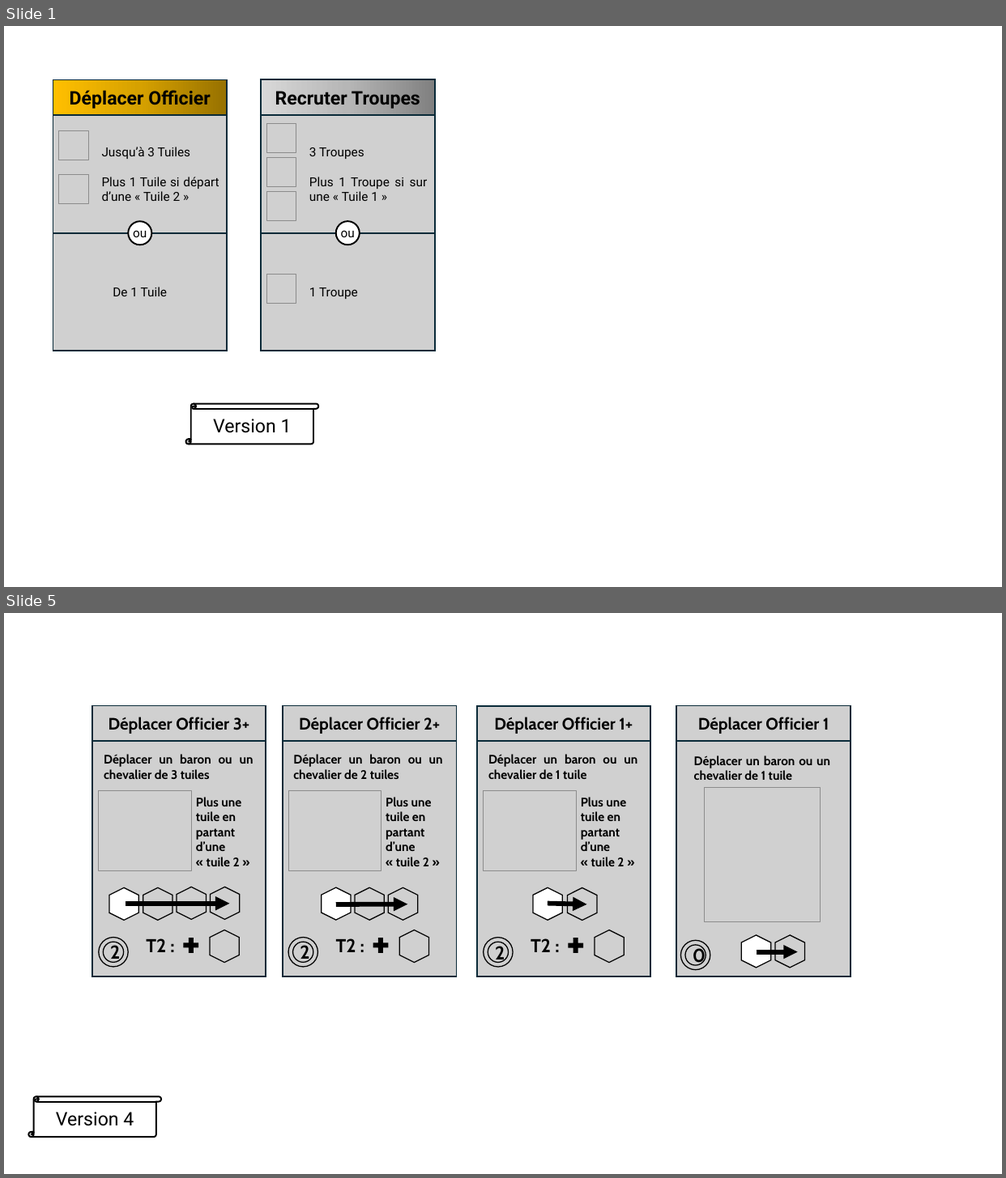
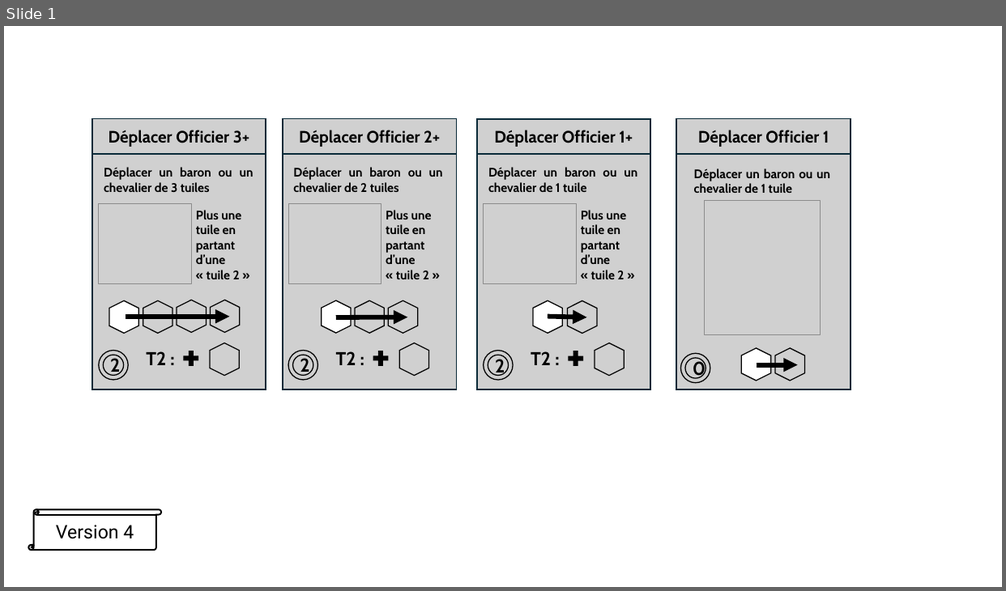
Before and after one commit to LucasBorboleta/Donjons-et-Barons, a slide deck: pictures/cartes-a-jouer.pptx. Shown one above the other, each under a label of ours: slides 1 and 5 before the commit, slide 1 after it; the slides between them are not shown. The pictures are 1006x1178 and 1006x591 pixels, drawn with LibreOffice and Linux fonts; fonts in the diff are those of the drawing; grey boxes stand for pictures. Boxes give left, top, right and bottom in pixels: in the first picture for what was removed or moved away, otherwise in the second. Text is boxed around its words. In the diff, an @@ line names an element or a change of style, - is before the commit and + after.

```diff
--- a/pictures/cartes-a-jouer.pptx
+++ b/pictures/cartes-a-jouer.pptx
@@ slide 1 removed at box(4, 26, 1002, 587), background #FFFFFF @@
@@ picture removed at box(53, 80, 226, 351) @@
@@ rectangle removed at box(53, 80, 226, 115) @@
-Déplacer Officier
@@ picture removed at box(261, 80, 434, 351) @@
@@ rectangle removed at box(261, 80, 434, 115) @@
-Recruter Troupes
@@ picture removed at box(58, 130, 88, 160) @@
@@ text removed at box(102, 147, 219, 201) @@
-Jusqu’à 3 Tuiles
-Plus 1 Tuile si départ d’une « Tuile 2 »
@@ picture removed at box(266, 124, 296, 153) @@
@@ picture removed at box(266, 158, 296, 187) @@
@@ text removed at box(309, 148, 428, 201) @@
-3 Troupes
-Plus 1 Troupe si sur une « Tuile 1 »
@@ picture removed at box(58, 174, 88, 203) @@
@@ picture removed at box(266, 191, 296, 220) @@
@@ rectangle removed at box(53, 233, 226, 351) @@
-De 1 Tuile
@@ ellipse removed at box(128, 221, 151, 245) @@
-ou
@@ rectangle removed at box(261, 233, 434, 351) @@
@@ ellipse removed at box(335, 221, 359, 245) @@
-ou
@@ picture removed at box(266, 275, 296, 304) @@
@@ text removed at box(309, 288, 358, 299) @@
-1 Troupe
@@ vertical scroll removed at box(186, 404, 318, 445) @@
-Version 1
@@ what was slide 5 is now slide 1 @@
```
Also in this commit, not shown: 1 slide added, 3 other slides removed, 6 other files.
